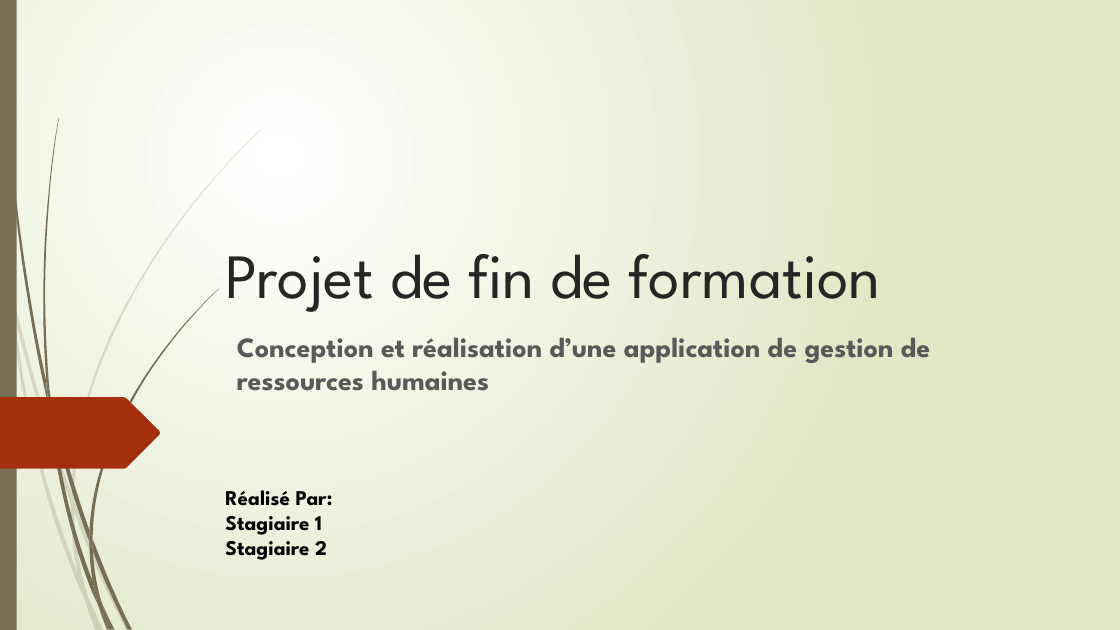
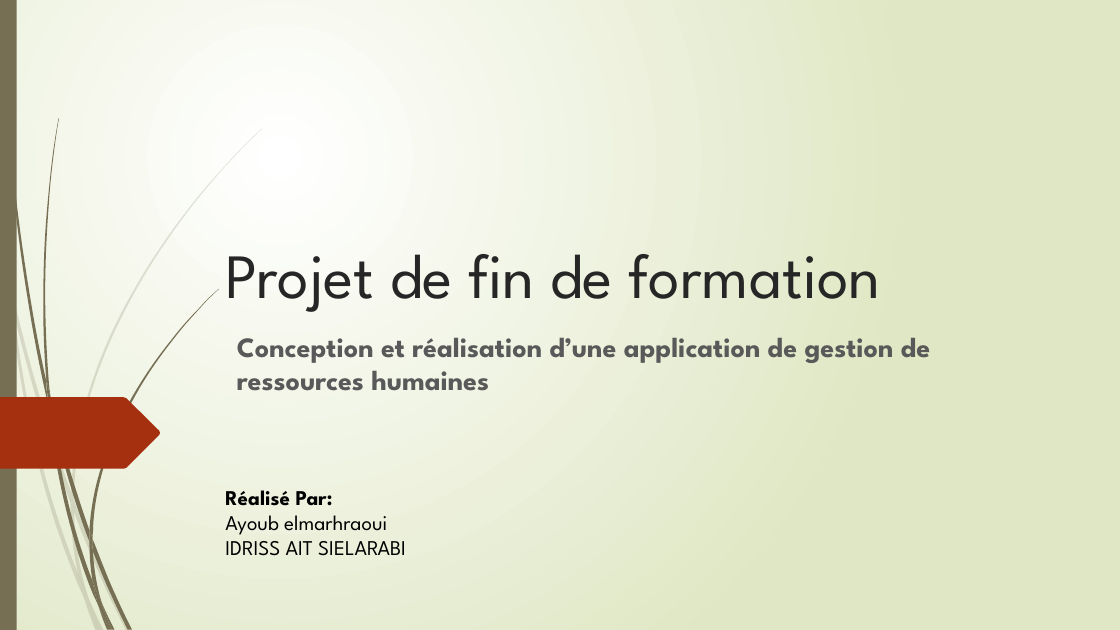
Before and after one commit to ElmarhraouiDev/rapport-de-projet-de-fin-d-etude, a slide deck: slide 1 of Plan présenation.pptx. Drawn at 1120x630 pixels with LibreOffice and Linux fonts; fonts in the diff are those of the drawing. Boxes give left, top, right and bottom in pixels: in the first picture for what was removed or moved away, otherwise in the second. Text is boxed around its words. In the diff, an @@ line names an element or a change of style, - is before the commit and + after.

Commit message:
fin ayoub

```diff
--- a/Plan présenation.pptx
+++ b/Plan présenation.pptx
@@ text at <box>225,515,406,556</box>: text changed; bold off @@
-Stagiaire 1
-Stagiaire 2
+Ayoub elmarhraoui
+IDRISS AIT SIELARABI
```
Also in this commit, not shown: 2 other slides changed, 1 slide added, 1 slide removed, 11 other files.
